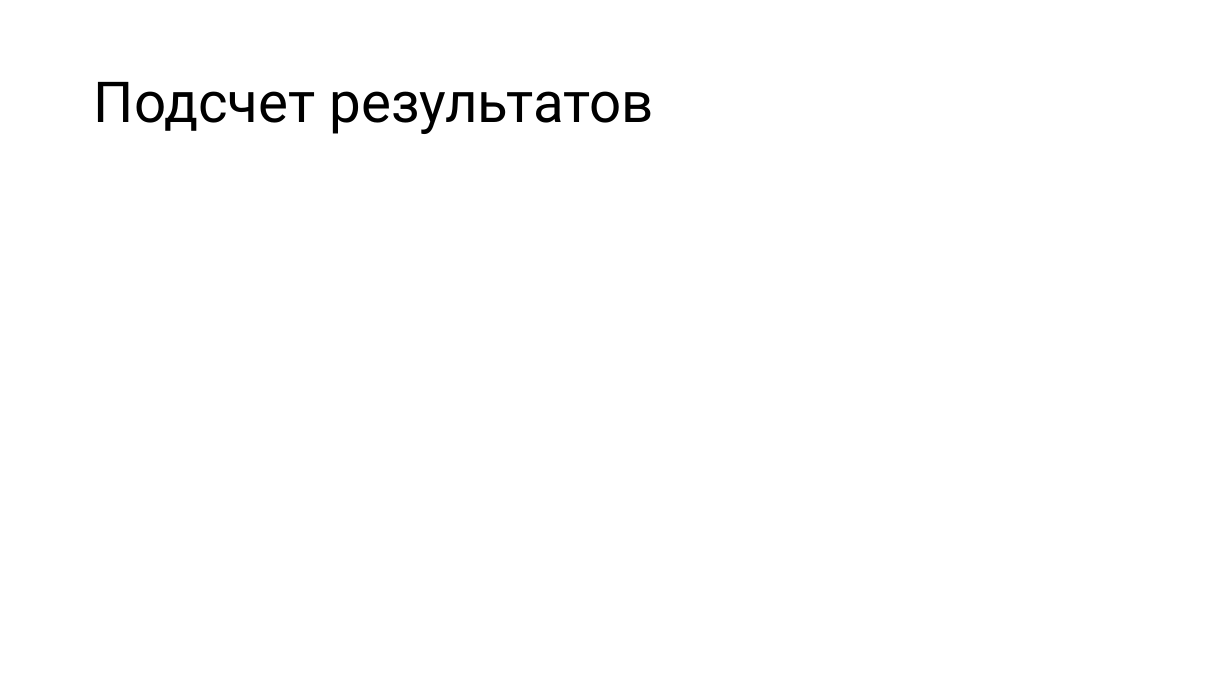
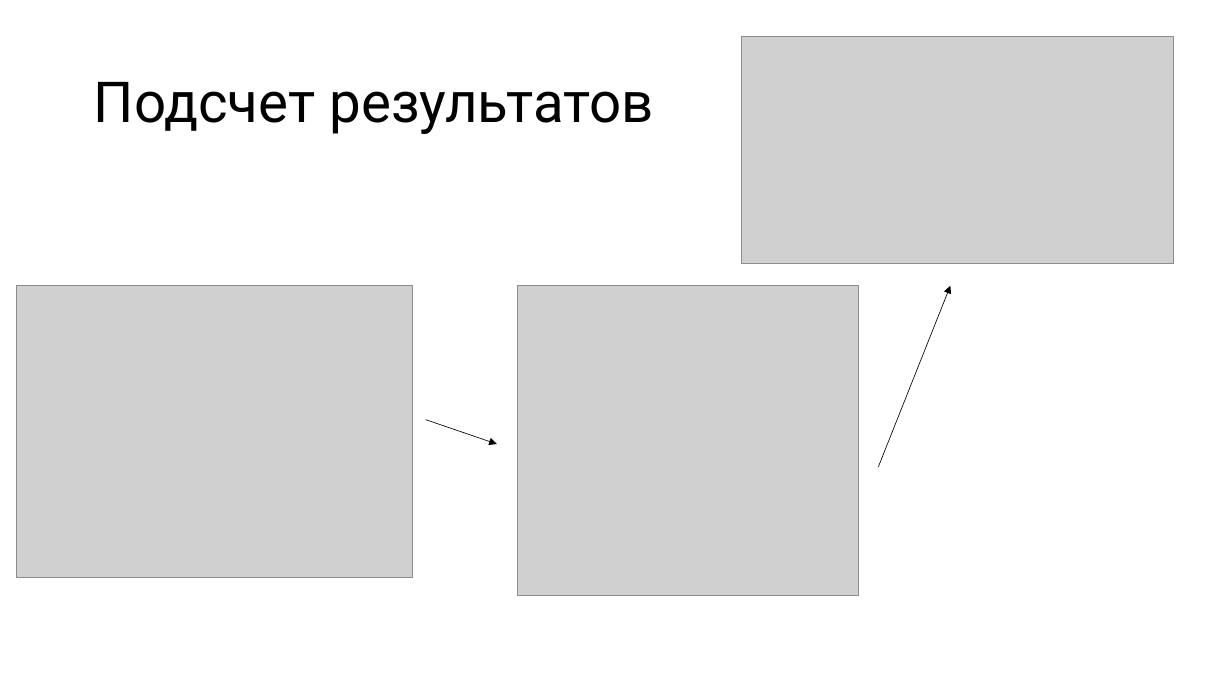
Before and after one commit to DomiStjls/Space-Shooter, a slide deck: slide 6 of Space Shooter.pptx. Drawn at 1232x693 pixels with LibreOffice and Linux fonts; fonts in the diff are those of the drawing; grey boxes stand for pictures. Boxes give left, top, right and bottom in pixels: in the first picture for what was removed or moved away, otherwise in the second. Text is boxed around its words. In the diff, an @@ line names an element or a change of style, - is before the commit and + after.

```diff
--- a/Space Shooter.pptx
+++ b/Space Shooter.pptx
@@ picture added at bbox=[742, 37, 1175, 263] @@
@@ picture added at bbox=[17, 286, 413, 577] @@
@@ picture added at bbox=[518, 286, 859, 595] @@
@@ arrow added from (879, 467) to (951, 286), #000000 0.5 pt @@
@@ arrow added from (426, 420) to (497, 445), #000000 0.5 pt @@
```
Also in this commit, not shown: 6 other slides changed, 1 slide added, 2 slides removed.
